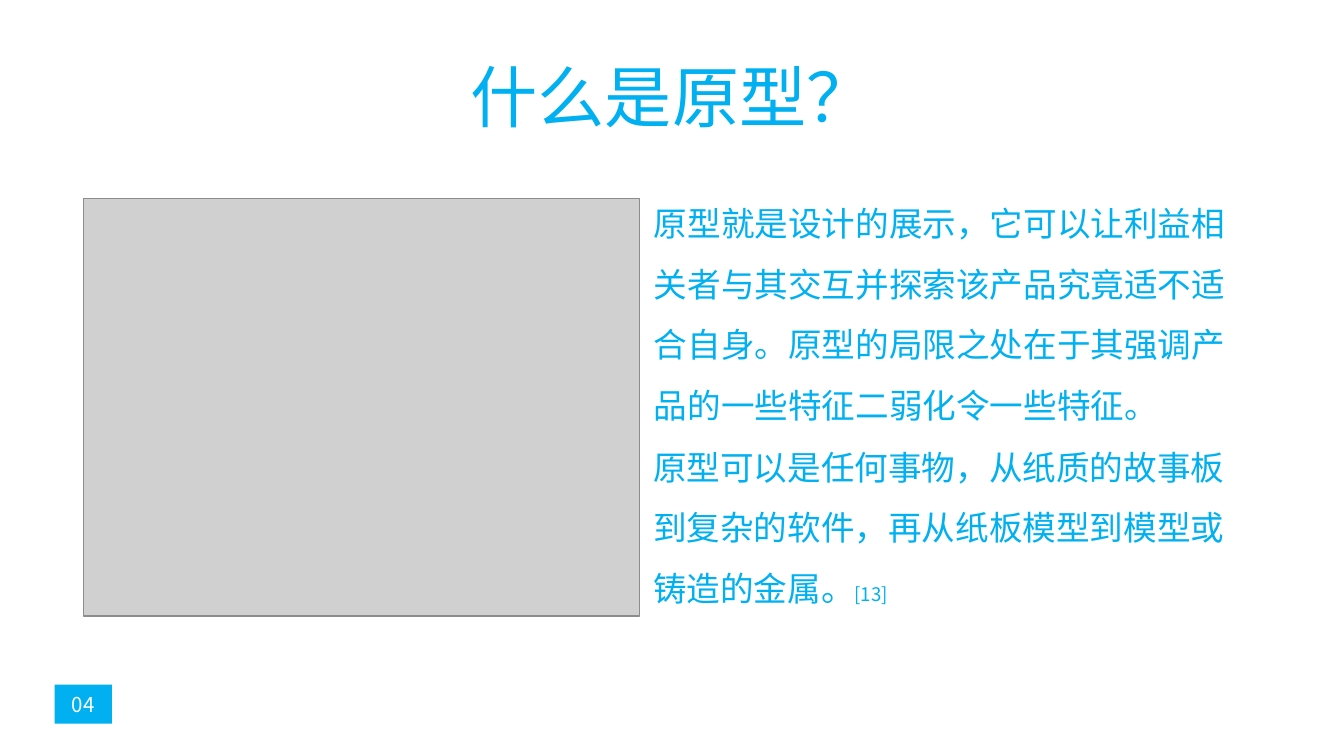
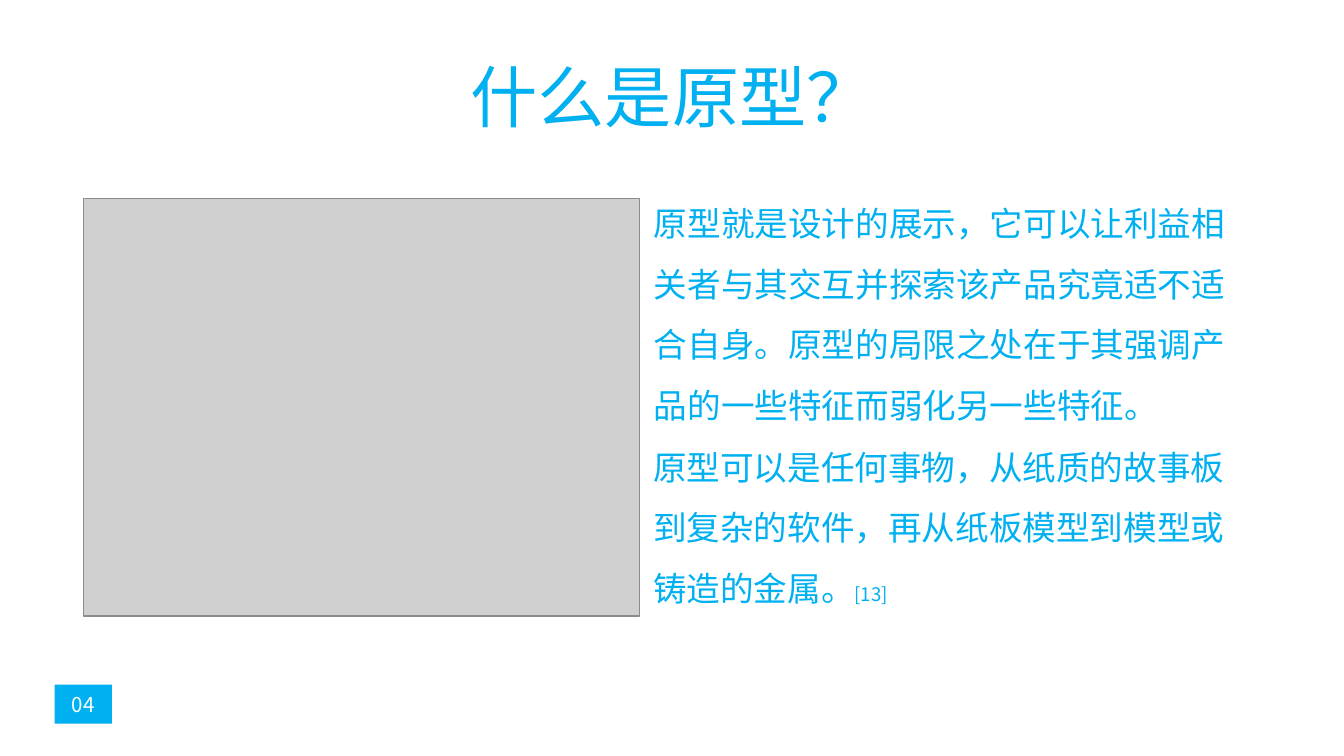
Before and after one commit to popopoi/PRD2018-G07, a slide deck: slide 4 of 非受控文档/翻转课堂PPT/PRD2018-G07-第七周翻转课堂PPT.pptx. Drawn at 1344x756 pixels with LibreOffice and Linux fonts; fonts in the diff are those of the drawing; grey boxes stand for pictures. Boxes give left, top, right and bottom in pixels: in the first picture for what was removed or moved away, otherwise in the second. Text is boxed around its words. In the diff, an @@ line names an element or a change of style, - is before the commit and + after.

Commit message:
修订《PRD2018-G07-第七周翻转课堂PPT》[修订的内容：错别字]

```diff
--- a/非受控文档/翻转课堂PPT/PRD2018-G07-第七周翻转课堂PPT.pptx
+++ b/非受控文档/翻转课堂PPT/PRD2018-G07-第七周翻转课堂PPT.pptx
@@ text at (654, 207, 1225, 421): text changed @@
-原型就是设计的展示，它可以让利益相关者与其交互并探索该产品究竟适不适合自身。原型的局限之处在于其强调产品的一些特征二弱化令一些特征。
+原型就是设计的展示，它可以让利益相关者与其交互并探索该产品究竟适不适合自身。原型的局限之处在于其强调产品的一些特征而弱化另一些特征。
```
